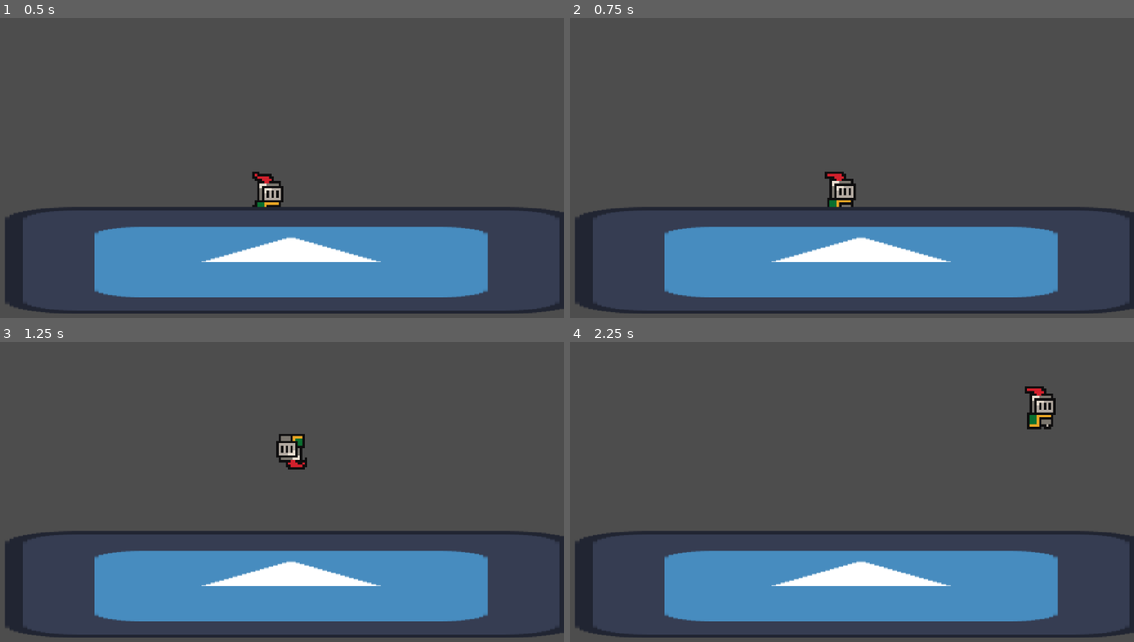
Above: before the commit, frames 1-4 (two rows, left to right).
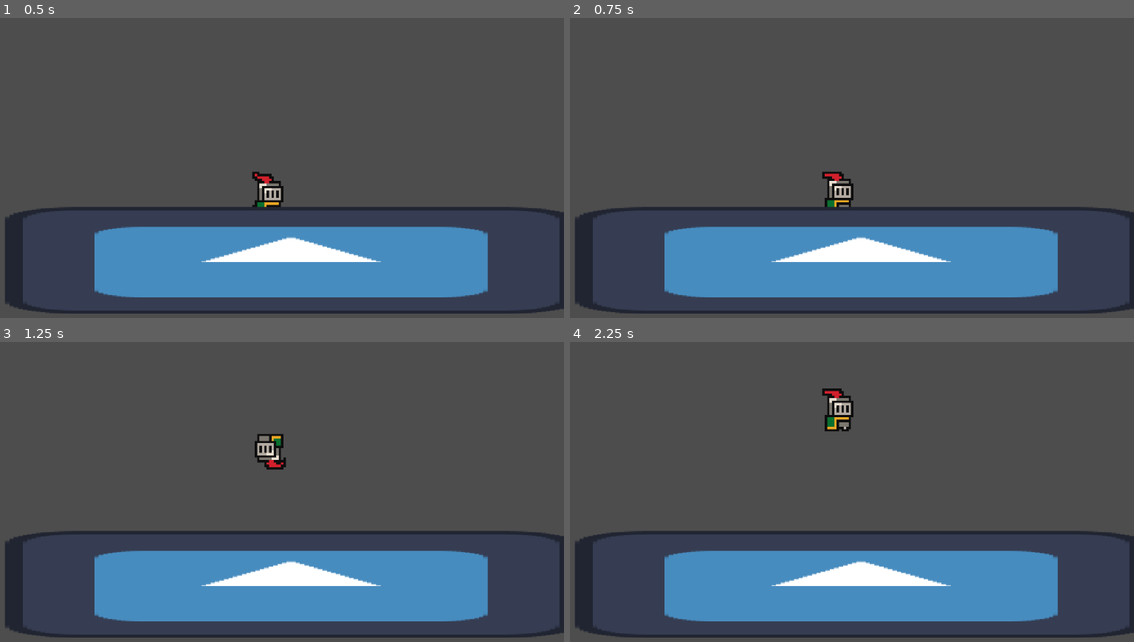
Above: after the commit, the same moments.

Repository: jible/Platform-fighter
Game: Godot game, scene res://scenes/test_scene.tscn
The game is run twice, just before and just after one commit, with the same random seed, the same clock (stepped at 60 frames per second) and the same inputs. Before the commit the project has no main scene; this scene is started directly in both runs. The engine's default icon, where the game draws it, is replaced by a stand-in: a white triangle on a blue panel in a dark square.
Inputs:
- Up to frame 1 (0.5 s): no input
- Up to frame 2 (0.75 s): tap Enter at 0.5 s; hold D (move_right) from 0.53 s (still down); tap E (attack) at 0.6 s
- Up to frame 3 (1.25 s): keep holding D (move_right); tap Space at 0.77 s
- Up to frame 4 (2.25 s): tap Shift at 1.35 s; tap Space at 1.52 s; release D (move_right) at 2.03 s; hold A (move_left) from 2.03 s (still down); tap E (attack) at 2.1 s

Frame 1 is identical in both runs. In frame 2, 0.3% of the frame differs, in the area x 44-51%, y 51-64%; in frame 3, 0.9%; in frame 4, 1.2%, in the area x 44-87%, y 14-30%.

Commit message:
player movement now controlled by input handler
Supports both controller and mouse and keyboard.

Diff:
--- a/platform-fighter/characters/base_character.tscn
+++ b/platform-fighter/characters/base_character.tscn
@@ -25,11 +25,12 @@
 scale = Vector2(15, 15)
 script = ExtResource("1_vnujj")
 
-[node name="CharacterBody" type="CharacterBody2D" parent="." node_paths=PackedStringArray("base_character", "state_machine", "sprite_manager", "health")]
+[node name="CharacterBody" type="CharacterBody2D" parent="." node_paths=PackedStringArray("base_character", "state_machine", "sprite_manager", "input_handler", "health")]
 script = ExtResource("2_a5pmx")
 base_character = NodePath("..")
 state_machine = NodePath("../SpriteManager/StateMachine")
 sprite_manager = NodePath("../SpriteManager")
+input_handler = NodePath("../InputHandler")
 health = NodePath("Health")
 jump_vel = 2000
 max_horizontal_velocity = 910
@@ -103,9 +104,10 @@
 character_body = NodePath("../../../CharacterBody")
 metadata/_custom_type_script = "uid://cmitgdh8qbd2q"
 
-[node name="Dash" type="Node2D" parent="SpriteManager/StateMachine" node_paths=PackedStringArray("base_character", "state_machine", "character_body")]
+[node name="Dash" type="Node2D" parent="SpriteManager/StateMachine" node_paths=PackedStringArray("input_handler", "base_character", "state_machine", "character_body")]
 scale = Vector2(0.0666667, 0.0666667)
 script = ExtResource("10_dko73")
+input_handler = NodePath("../../../InputHandler")
 base_character = NodePath("../../..")
 state_machine = NodePath("..")
 character_body = NodePath("../../../CharacterBody")
--- a/platform-fighter/characters/input_manager.gd
+++ b/platform-fighter/characters/input_manager.gd
@@ -74,18 +74,17 @@
 			current_controller_states[event.device].buttons[button] = pressed
 			var event_type = button_event_type.PRESSED if pressed else button_event_type.RELEASED
 			button_event.emit(button,event.device, event_type, Vector2.ZERO)
-		# This code is for emiting signals on stick input changes. It isn't being used, so its just commented out
-		# Leave it here unless it is clear it won't be used.
-		#else:
-			#var stick_num = floor(event.axis/2)
-			#var axis = 'x' if event.axis%2 == 0 else 'y'
-			#current_controller_states[event.device].sticks[stick_num][axis] = axis_value
-			#button_event.emit(
-				#button,
-				#event.device,
-				#button_event_type.STICK_MOVE,
-				#current_controller_states[event.device].sticks[stick_num]
-			#)
+
+		else:
+			var stick_num = floor(event.axis/2)
+			var axis = 'x' if event.axis%2 == 0 else 'y'
+			current_controller_states[event.device].sticks[stick_num][axis] = axis_value
+			button_event.emit(
+				button,
+				event.device,
+				button_event_type.STICK_MOVE,
+				current_controller_states[event.device].sticks[stick_num]
+			)
 	elif event is InputEventKey:
 		button = keyboard_controls.get(event.keycode, null)
 		if button in [
--- a/platform-fighter/components/for_characters/default_states/dash.gd
+++ b/platform-fighter/components/for_characters/default_states/dash.gd
@@ -2,13 +2,13 @@
 
 
 @export var dash_velocity = 2000
-
+@export var input_handler: InputHandler
 
 func update_state(_delta):
 	pass
 
 func enter_state():
-	character_body.velocity = Input.get_vector("move_left","move_right","move_up", "move_down") * dash_velocity
+	character_body.velocity = input_handler.get_left_stick() * dash_velocity
 
 func exit_state():
 	pass
--- a/platform-fighter/components/for_characters/input_handler.gd
+++ b/platform-fighter/components/for_characters/input_handler.gd
@@ -22,7 +22,6 @@
 	input_manager.button_event.connect(pass_button_signal)
 
 func pass_button_signal(button_name: String, device: int, event_type: InputManager.button_event_type, _axis:Vector2):
-	print(device, player_number)
 	if device != player_number: return
 	match event_type:
 		InputManager.button_event_type.PRESSED:
@@ -31,5 +30,9 @@
 			button_released.emit(button_name)
 		_:
 			return
-func get_sticks():
-	return input_manager.current_controller_states[player_number].sticks
+
+func get_left_stick() -> Vector2:
+	return input_manager.current_controller_states[player_number].sticks[0]
+
+func get_right_stick() -> Vector2:
+	return input_manager.current_controller_states[player_number].sticks[1]
--- a/platform-fighter/components/for_characters/physics_related/character_body.gd
+++ b/platform-fighter/components/for_characters/physics_related/character_body.gd
@@ -7,6 +7,7 @@
 @export var base_character : BaseCharacter
 @export var state_machine: CharacterStateMachine
 @export var sprite_manager: SpriteManager
+@export var input_handler: InputHandler
 @export var health: Health
 
 var grounded:bool = false
@@ -56,7 +57,7 @@
 func _physics_process(delta):# State Decides the movement processes that occur each frame
 	# The default movement process is:
 	# Normal movmenet process
-	input_dir = Input.get_action_strength("move_right") - Input.get_action_strength("move_left")
+	input_dir = input_handler.get_left_stick().x
 
 	for process in state_processes[current_state_type]:
 		process.call(delta)
--- a/platform-fighter/components/for_characters/state_helpers/behavior_manager.gd
+++ b/platform-fighter/components/for_characters/state_helpers/behavior_manager.gd
@@ -35,5 +35,5 @@
 	get_active_behaviors()
 
 
-func _on_state_machine_state_changed(new_state_node):
+func _on_state_machine_state_changed(_new_state_node):
 	get_active_behaviors()
--- a/platform-fighter/project.godot
+++ b/platform-fighter/project.godot
@@ -11,6 +11,7 @@
 [application]
 
 config/name="platform fighter"
+run/main_scene="uid://bu3j6k8wggx17"
 config/features=PackedStringArray("4.4", "Forward Plus")
 config/icon="res://assets/images/icon.svg"
 
